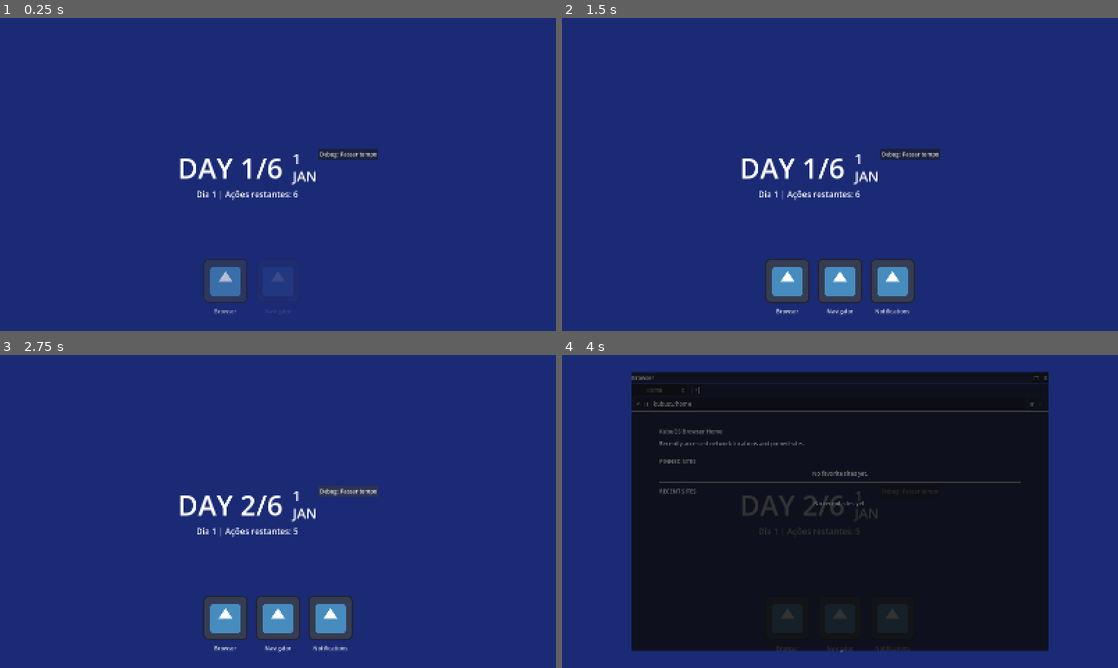
Above: before the commit, frames 1-4 (two rows, left to right).
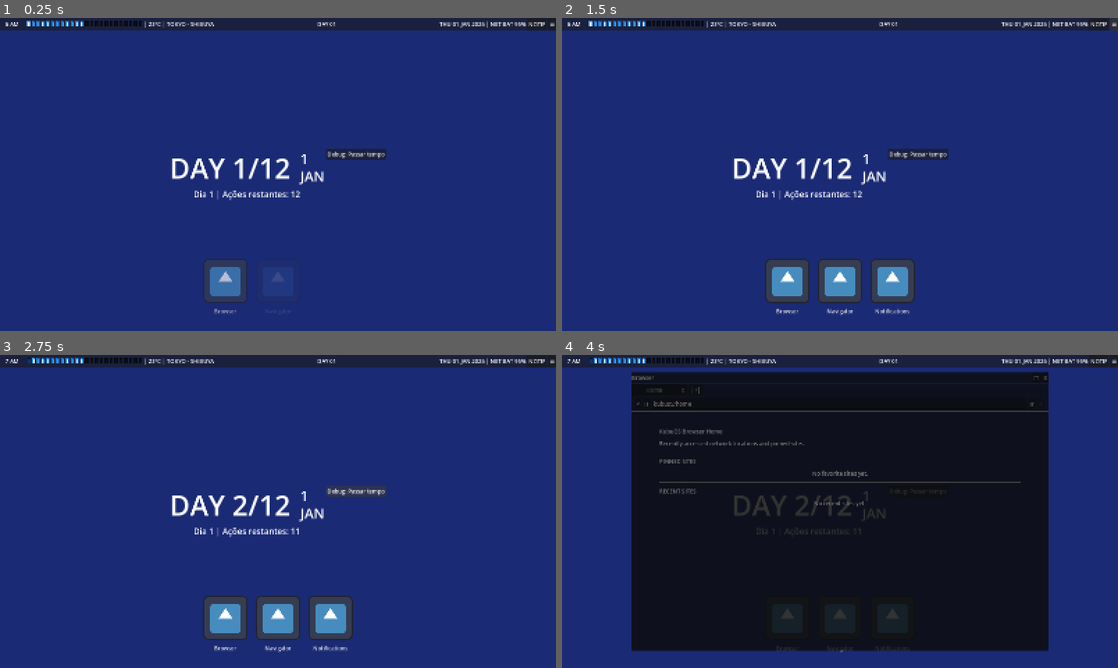
Above: after the commit, the same moments.

Repository: GYU-GAZE/NULL-NETWORK
Game: Godot game, scene res://core/main.tscn
Same seed, same stepped clock (60 frames per second), same inputs: the game is played once before the commit and once after it. The engine's default icon, where the game draws it, is replaced by a stand-in: a white triangle on a blue panel in a dark square.
Inputs (mouse positions are in pixels of both pictures, inside the frame that each line leads up to):
- Up to frame 1 (0.25 s): no input
- Up to frame 2 (1.5 s): click (1101, 24) at 0.5 s, where only the run after the commit has a clickable "NOTIF"; click (1112, 24) at 1.25 s, where only the run after the commit has a clickable "☰"
- Up to frame 3 (2.75 s): click "Debug: Passar tempo" at 2 s
- Up to frame 4 (4 s): click "Browser" at 2.75 s; click "Navigator" at 3.5 s

The runs differ from the first frame. In frame 1, 5.6% of the frame differs, in the area x 0-100%, y 0-59%; in frame 2, 5.6%; in frame 3, 5.6%; in frame 4, 4.6%.
Error after the commit: Invalid call. Nonexistent function 'push_simple' in base 'Node (universal_notifications.gd)'. (res://systems/desktop/kubu_top_taskbar.gd:220)

Commit message:
pip finish

Diff:
--- a/core/autoloads/time_manager.gd
+++ b/core/autoloads/time_manager.gd
@@ -5,12 +5,12 @@
 	NIGHT
 }
 
-const ACTION_BLOCKS_PER_PERIOD: int = 6
+const ACTION_BLOCKS_PER_PERIOD: int = 12
 const TOTAL_ACTION_BLOCKS_PER_DAY: int = ACTION_BLOCKS_PER_PERIOD * 2
 const SECONDS_PER_DAY: int = 86400
 
 @export_category("Game Start Date")
-var start_year: int = 2026
+@export var start_year: int = 2026
 @export_range(1, 12) var start_month: int = 1
 @export_range(1, 31) var start_calendar_day: int = 1
 
@@ -25,6 +25,7 @@
 var current_year: int = 2026
 var current_month_index: int = 0
 var current_calendar_day: int = 1
+var current_weekday_index: int = 0
 
 const MONTH_NAMES: Array[String] = [
 	"JAN", "FEB", "MAR", "APR", "MAY", "JUN",
@@ -36,6 +37,10 @@
 	"July", "August", "September", "October", "November", "December"
 ]
 
+const WEEKDAY_NAMES: Array[String] = [
+	"SUN", "MON", "TUE", "WED", "THU", "FRI", "SAT"
+]
+
 
 func _ready() -> void:
 	_sync_calendar_from_days_passed()
@@ -75,6 +80,7 @@
 	current_year = int(date_info.get("year", start_year))
 	current_month_index = int(date_info.get("month", start_month)) - 1
 	current_calendar_day = int(date_info.get("day", start_calendar_day))
+	current_weekday_index = int(date_info.get("weekday", 0))
 
 
 func _emit_time_signal() -> void:
@@ -102,6 +108,15 @@
 	return get_period_name(current_period)
 
 
+func get_current_weekday_name() -> String:
+	var safe_index: int = clampi(current_weekday_index, 0, WEEKDAY_NAMES.size() - 1)
+	return WEEKDAY_NAMES[safe_index]
+
+
+func is_weekend() -> bool:
+	return current_weekday_index == 0 or current_weekday_index == 6
+
+
 func get_actions_left_in_period() -> int:
 	return ACTION_BLOCKS_PER_PERIOD - current_action_block
 
@@ -120,6 +135,15 @@
 		current_period,
 		current_action_block
 	)
+
+
+func get_current_day_block_index() -> int:
+	var period_offset: int = 0
+
+	if current_period == TimePeriod.NIGHT:
+		period_offset = ACTION_BLOCKS_PER_PERIOD
+
+	return period_offset + current_action_block
 
 
 func get_action_index_for_game_time(game_day: int, period: int, action_block: int) -> int:
@@ -153,25 +177,46 @@
 	var safe_action_block: int = clampi(action_block, 0, ACTION_BLOCKS_PER_PERIOD - 1)
 
 	if period == TimePeriod.NIGHT:
-		return (18 + (safe_action_block * 2)) % 24
-
-	return 6 + (safe_action_block * 2)
-
-
-func format_action_block_hour(period: int, action_block: int) -> String:
-	var hour_24: int = get_action_block_hour(period, action_block)
+		return (18 + safe_action_block) % 24
+
+	return 6 + safe_action_block
+
+
+func get_day_block_index_for_hour(hour: int) -> int:
+	var safe_hour: int = posmod(hour, 24)
+
+	if safe_hour >= 6 and safe_hour <= 17:
+		return safe_hour - 6
+
+	if safe_hour >= 18 and safe_hour <= 23:
+		return ACTION_BLOCKS_PER_PERIOD + (safe_hour - 18)
+
+	return ACTION_BLOCKS_PER_PERIOD + 6 + safe_hour
+
+
+func is_hour_in_day_period(hour: int) -> bool:
+	var safe_hour: int = posmod(hour, 24)
+	return safe_hour >= 6 and safe_hour <= 17
+
+
+func format_hour_12(hour_24: int) -> String:
+	var safe_hour: int = posmod(hour_24, 24)
 
 	var suffix: String = "AM"
 
-	if hour_24 >= 12:
+	if safe_hour >= 12:
 		suffix = "PM"
 
-	var hour_12: int = hour_24 % 12
+	var hour_12: int = safe_hour % 12
 
 	if hour_12 == 0:
 		hour_12 = 12
 
 	return "%d %s" % [hour_12, suffix]
+
+
+func format_action_block_hour(period: int, action_block: int) -> String:
+	return format_hour_12(get_action_block_hour(period, action_block))
 
 
 func format_forum_timestamp(game_day: int, period: int, action_block: int) -> String:
--- a/systems/desktop/desktop.tscn
+++ b/systems/desktop/desktop.tscn
@@ -6,6 +6,7 @@
 [ext_resource type="PackedScene" uid="uid://dcoqma7h6c75u" path="res://apps/browser/app_browser.tscn" id="4_q8u6i"]
 [ext_resource type="PackedScene" uid="uid://b2jukdy0iqin4" path="res://apps/navigator/app_navigator.tscn" id="5_6yas7"]
 [ext_resource type="Resource" uid="uid://fu3bq14o7fy3" path="res://data/content/apps/app_notifications.tres" id="6_t5qpq"]
+[ext_resource type="PackedScene" uid="uid://b65wapqwc7vgi" path="res://systems/desktop/kubu_top_taskbar.tscn" id="7_1juv5"]
 
 [sub_resource type="Resource" id="Resource_uadmx"]
 script = ExtResource("2_yw0nm")
@@ -53,10 +54,10 @@
 anchor_top = 0.5
 anchor_right = 0.5
 anchor_bottom = 0.5
-offset_left = -335.5
-offset_top = -68.5
-offset_right = 335.5
-offset_bottom = 68.5
+offset_left = -452.0
+offset_top = -74.0
+offset_right = 452.0
+offset_bottom = 74.0
 grow_horizontal = 2
 grow_vertical = 2
 alignment = 1
@@ -131,3 +132,7 @@
 layout_mode = 2
 theme_override_constants/separation = 15
 alignment = 1
+
+[node name="KubuTopTaskbar" parent="." unique_id=614386726 instance=ExtResource("7_1juv5")]
+custom_minimum_size = Vector2(0, 36)
+layout_mode = 1
--- /dev/null
+++ b/systems/desktop/kubu_action_pip.gd
@@ -0,0 +1,54 @@
+extends TextureRect
+class_name KubuActionPip
+
+enum PipState {
+	CURRENT,
+	AVAILABLE,
+	USED,
+	UNAVAILABLE
+}
+
+@export_category("State Textures")
+@export var current_texture: Texture2D
+@export var available_texture: Texture2D
+@export var used_texture: Texture2D
+@export var unavailable_texture: Texture2D
+
+var slot_index: int = 0
+var slot_hour: int = 6
+var current_state: PipState = PipState.UNAVAILABLE
+
+
+func _ready() -> void:
+	mouse_filter = Control.MOUSE_FILTER_IGNORE
+	_apply_texture()
+
+
+func setup_pip(new_slot_index: int, new_slot_hour: int) -> void:
+	slot_index = new_slot_index
+	slot_hour = posmod(new_slot_hour, 24)
+
+	tooltip_text = "Slot %02d — %s" % [
+		slot_index + 1,
+		TimeManager.format_hour_12(slot_hour)
+	]
+
+
+func set_state(new_state: PipState) -> void:
+	current_state = new_state
+	_apply_texture()
+
+
+func _apply_texture() -> void:
+	match current_state:
+		PipState.CURRENT:
+			texture = current_texture
+
+		PipState.AVAILABLE:
+			texture = available_texture
+
+		PipState.USED:
+			texture = used_texture
+
+		PipState.UNAVAILABLE:
+			texture = unavailable_texture
--- /dev/null
+++ b/systems/desktop/kubu_action_pip.tscn
@@ -0,0 +1,19 @@
+[gd_scene format=3 uid="uid://de6bco5bmfe1v"]
+
+[ext_resource type="Script" uid="uid://c4l0hnp2w7hni" path="res://systems/desktop/kubu_action_pip.gd" id="1_uyuwb"]
+[ext_resource type="Texture2D" uid="uid://f0jkm3wh4njk" path="res://data/sprites/ui/pip current day.png" id="2_1djfw"]
+[ext_resource type="Texture2D" uid="uid://ywhbnfxbnvjw" path="res://data/sprites/ui/pip available day.png" id="3_5uk2r"]
+[ext_resource type="Texture2D" uid="uid://d35lyyu1f4ioi" path="res://data/sprites/ui/pip used day.png" id="4_fk0j2"]
+[ext_resource type="Texture2D" uid="uid://bryiqa022fgdx" path="res://data/sprites/ui/pip unavailable.png" id="5_sxlcg"]
+
+[node name="KubuActionPip" type="TextureRect" unique_id=499583230]
+texture_filter = 1
+custom_minimum_size = Vector2(10, 16)
+mouse_filter = 2
+expand_mode = 1
+stretch_mode = 5
+script = ExtResource("1_uyuwb")
+current_texture = ExtResource("2_1djfw")
+available_texture = ExtResource("3_5uk2r")
+used_texture = ExtResource("4_fk0j2")
+unavailable_texture = ExtResource("5_sxlcg")
--- /dev/null
+++ b/systems/desktop/kubu_top_taskbar.gd
@@ -0,0 +1,235 @@
+extends PanelContainer
+class_name KubuTopTaskbar
+
+@export_category("Fake OS Status")
+@export var location_label_text: String = "TOKYO - SHIBUYA"
+@export var temperature_label_text: String = "23°C"
+@export var network_label_text: String = "NET"
+@export var battery_label_text: String = "BAT 95%"
+
+@export_category("Free Time Slots")
+@export var slot_hours: Array[int] = [
+	6, 7, 8, 9, 10, 11,
+	18, 19, 20, 21, 22, 23
+]
+
+@export var weekday_available_hours: Array[int] = [
+	6, 7, 8, 9, 10, 11
+]
+
+@export var weekend_available_hours: Array[int] = [
+	6, 7, 8, 9, 10, 11,
+	18, 19, 20, 21, 22, 23
+]
+
+@export var weekend_uses_full_availability: bool = true
+@export var highlight_current_available_slot: bool = true
+
+@export_category("Animation")
+@export var pulse_scale: Vector2 = Vector2(1.05, 1.05)
+@export var pulse_duration: float = 0.18
+
+@onready var time_label: Label = %TimeLabel
+@onready var temperature_label: Label = %TemperatureLabel
+@onready var location_label: Label = %LocationLabel
+@onready var day_label: Label = %DayLabel
+@onready var date_label: Label = %DateLabel
+@onready var network_label: Label = %NetworkLabel
+@onready var battery_label: Label = %BatteryLabel
+@onready var notification_button: Button = %NotificationButton
+@onready var menu_button: Button = %MenuButton
+@onready var action_pip_hbox: HBoxContainer = %ActionPipHBox
+
+var action_pips: Array[KubuActionPip] = []
+
+var _last_period_text: String = ""
+var _last_day_text: String = ""
+
+
+func _ready() -> void:
+	temperature_label.text = temperature_label_text
+	location_label.text = location_label_text
+	network_label.text = network_label_text
+	battery_label.text = battery_label_text
+
+	if not GlobalSignals.time_advanced.is_connected(_on_time_advanced):
+		GlobalSignals.time_advanced.connect(_on_time_advanced)
+
+	if UniversalNotifications.has_signal("notifications_changed"):
+		if not UniversalNotifications.notifications_changed.is_connected(_refresh_notification_badge):
+			UniversalNotifications.notifications_changed.connect(_refresh_notification_badge)
+
+	if not notification_button.pressed.is_connected(_on_notification_button_pressed):
+		notification_button.pressed.connect(_on_notification_button_pressed)
+
+	if not menu_button.pressed.is_connected(_on_menu_button_pressed):
+		menu_button.pressed.connect(_on_menu_button_pressed)
+
+	_collect_action_pips()
+	_setup_action_pips()
+	_refresh_from_time_manager()
+	_refresh_notification_badge()
+
+
+func _collect_action_pips() -> void:
+	action_pips.clear()
+
+	for child in action_pip_hbox.get_children():
+		if child is KubuActionPip:
+			action_pips.append(child as KubuActionPip)
+
+
+func _setup_action_pips() -> void:
+	for index in range(action_pips.size()):
+		var pip: KubuActionPip = action_pips[index]
+		var slot_hour: int = _get_slot_hour(index)
+
+		pip.setup_pip(index, slot_hour)
+
+	_refresh_action_pips()
+
+
+func _refresh_from_time_manager() -> void:
+	_on_time_advanced(
+		TimeManager.current_period as int,
+		TimeManager.days_passed,
+		TimeManager.current_calendar_day,
+		TimeManager.MONTH_NAMES[TimeManager.current_month_index]
+	)
+
+
+func _on_time_advanced(period: int, days_passed: int, calendar_day: int, calendar_month: String) -> void:
+	var period_text: String = TimeManager.get_period_name(period as TimeManager.TimePeriod)
+	var hour_text: String = TimeManager.format_action_block_hour(
+		period,
+		TimeManager.current_action_block
+	)
+
+	time_label.text = hour_text
+
+	day_label.text = "%s %02d" % [
+		period_text,
+		days_passed
+	]
+
+	date_label.text = "%s %02d.%s.%d" % [
+		TimeManager.get_current_weekday_name(),
+		calendar_day,
+		calendar_month,
+		TimeManager.current_year
+	]
+
+	_refresh_action_pips()
+
+	var new_day_key: String = "%s_%d" % [period_text, days_passed]
+
+	if new_day_key != _last_day_text:
+		_last_day_text = new_day_key
+		_last_period_text = period_text
+		_pulse(day_label)
+		return
+
+	if period_text != _last_period_text:
+		_last_period_text = period_text
+		_pulse(day_label)
+		return
+
+	_pulse(time_label)
+
+
+func _refresh_action_pips() -> void:
+	var available_hours: Array[int] = _get_current_available_hours()
+	var current_day_block_index: int = TimeManager.get_current_day_block_index()
+
+	for index in range(action_pips.size()):
+		var pip: KubuActionPip = action_pips[index]
+		var slot_hour: int = _get_slot_hour(index)
+		var slot_block_index: int = TimeManager.get_day_block_index_for_hour(slot_hour)
+
+		var is_available: bool = available_hours.has(slot_hour)
+		var is_used: bool = slot_block_index < current_day_block_index
+		var is_current: bool = slot_block_index == current_day_block_index
+
+		pip.setup_pip(index, slot_hour)
+
+		if not is_available:
+			pip.set_state(KubuActionPip.PipState.UNAVAILABLE)
+			continue
+
+		if is_used:
+			pip.set_state(KubuActionPip.PipState.USED)
+			continue
+
+		if is_current and highlight_current_available_slot:
+			pip.set_state(KubuActionPip.PipState.CURRENT)
+			continue
+
+		pip.set_state(KubuActionPip.PipState.AVAILABLE)
+
+
+func _get_current_available_hours() -> Array[int]:
+	if TimeManager.is_weekend():
+		if weekend_uses_full_availability:
+			return _sanitize_hours(slot_hours)
+
+		return _sanitize_hours(weekend_available_hours)
+
+	return _sanitize_hours(weekday_available_hours)
+
+
+func _sanitize_hours(raw_hours: Array[int]) -> Array[int]:
+	var result: Array[int] = []
+
+	for raw_hour in raw_hours:
+		var clean_hour: int = posmod(int(raw_hour), 24)
+
+		if result.has(clean_hour):
+			continue
+
+		result.append(clean_hour)
+
+	return result
+
+
+func _get_slot_hour(index: int) -> int:
+	if index < 0:
+		return 6
+
+	if index >= slot_hours.size():
+		return 6
+
+	return posmod(int(slot_hours[index]), 24)
+
+
+func _refresh_notification_badge() -> void:
+	var unread_count: int = 0
+
+	if UniversalNotifications.has_method("get_unread_notifications"):
+		unread_count = UniversalNotifications.get_unread_notifications().size()
+	elif UniversalNotifications.has_method("get_history"):
+		unread_count = UniversalNotifications.get_history().size()
+
+	if unread_count <= 0:
+		notification_button.text = "NOTIF"
+		return
+
+	notification_button.text = "NOTIF %d" % unread_count
+
+
+func _on_notification_button_pressed() -> void:
+	UniversalNotifications.push_simple("Notification button pressed.")
+
+
+func _on_menu_button_pressed() -> void:
+	UniversalNotifications.push_simple("KubuOS menu is not implemented yet.")
+
+
+func _pulse(target: Control) -> void:
+	if target == null:
+		return
+
+	target.pivot_offset = target.size / 2.0
+	target.scale = pulse_scale
+
+	var tween: Tween = create_tween()
+	tween.tween_property(target, "scale", Vector2.ONE, pulse_duration).set_trans(Tween.TRANS_BACK).set_ease(Tween.EASE_OUT)
--- /dev/null
+++ b/systems/desktop/kubu_top_taskbar.tscn
@@ -0,0 +1,181 @@
+[gd_scene format=3 uid="uid://b65wapqwc7vgi"]
+
+[ext_resource type="Script" uid="uid://cxk7wbhj63ywr" path="res://systems/desktop/kubu_top_taskbar.gd" id="1_fh3bs"]
+[ext_resource type="PackedScene" uid="uid://de6bco5bmfe1v" path="res://systems/desktop/kubu_action_pip.tscn" id="2_ofqvs"]
+
+[node name="KubuTopTaskbar" type="PanelContainer" unique_id=614386726]
+anchors_preset = 10
+anchor_right = 1.0
+offset_bottom = 31.0
+grow_horizontal = 2
+size_flags_horizontal = 3
+script = ExtResource("1_fh3bs")
+slot_hours = Array[int]([6, 7, 8, 9, 10, 11, 12, 13, 14, 15, 16, 17, 18, 19, 20, 21, 22, 23, 0, 1, 2, 3, 4, 5])
+weekday_available_hours = Array[int]([6, 7, 8, 9, 10, 11, 12, 13, 14, 15, 16, 17])
+
+[node name="MarginContainer" type="MarginContainer" parent="." unique_id=1370706736]
+layout_mode = 2
+
+[node name="MainHBox" type="HBoxContainer" parent="MarginContainer" unique_id=1680276485]
+layout_mode = 2
+
+[node name="LeftHBox" type="HBoxContainer" parent="MarginContainer/MainHBox" unique_id=19311493]
+layout_mode = 2
+
+[node name="MarginContainer" type="MarginContainer" parent="MarginContainer/MainHBox/LeftHBox" unique_id=925555801]
+custom_minimum_size = Vector2(20, 0)
+layout_mode = 2
+size_flags_horizontal = 3
+theme_override_constants/margin_left = 15
+theme_override_constants/margin_right = 20
+
+[node name="TimeLabel" type="Label" parent="MarginContainer/MainHBox/LeftHBox/MarginContainer" unique_id=2110130482]
+unique_name_in_owner = true
+custom_minimum_size = Vector2(20, 0)
+layout_mode = 2
+size_flags_horizontal = 3
+text = "06 AM"
+
+[node name="ActionPipHBox" type="HBoxContainer" parent="MarginContainer/MainHBox/LeftHBox" unique_id=1911763943]
+unique_name_in_owner = true
+layout_mode = 2
+
+[node name="KubuActionPip" parent="MarginContainer/MainHBox/LeftHBox/ActionPipHBox" unique_id=499583230 instance=ExtResource("2_ofqvs")]
+layout_mode = 2
+
+[node name="KubuActionPip2" parent="MarginContainer/MainHBox/LeftHBox/ActionPipHBox" unique_id=1072617752 instance=ExtResource("2_ofqvs")]
+layout_mode = 2
+
+[node name="KubuActionPip3" parent="MarginContainer/MainHBox/LeftHBox/ActionPipHBox" unique_id=2063661907 instance=ExtResource("2_ofqvs")]
+layout_mode = 2
+
+[node name="KubuActionPip4" parent="MarginContainer/MainHBox/LeftHBox/ActionPipHBox" unique_id=730442374 instance=ExtResource("2_ofqvs")]
+layout_mode = 2
+
+[node name="KubuActionPip5" parent="MarginContainer/MainHBox/LeftHBox/ActionPipHBox" unique_id=725360401 instance=ExtResource("2_ofqvs")]
+layout_mode = 2
+
+[node name="KubuActionPip6" parent="MarginContainer/MainHBox/LeftHBox/ActionPipHBox" unique_id=968344807 instance=ExtResource("2_ofqvs")]
+layout_mode = 2
+
+[node name="KubuActionPip7" parent="MarginContainer/MainHBox/LeftHBox/ActionPipHBox" unique_id=1708828972 instance=ExtResource("2_ofqvs")]
+layout_mode = 2
+
+[node name="KubuActionPip8" parent="MarginContainer/MainHBox/LeftHBox/ActionPipHBox" unique_id=1904771323 instance=ExtResource("2_ofqvs")]
+layout_mode = 2
+
+[node name="KubuActionPip9" parent="MarginContainer/MainHBox/LeftHBox/ActionPipHBox" unique_id=803288499 instance=ExtResource("2_ofqvs")]
+layout_mode = 2
+
+[node name="KubuActionPip10" parent="MarginContainer/MainHBox/LeftHBox/ActionPipHBox" unique_id=1643806711 instance=ExtResource("2_ofqvs")]
+layout_mode = 2
+
+[node name="KubuActionPip11" parent="MarginContainer/MainHBox/LeftHBox/ActionPipHBox" unique_id=1389360433 instance=ExtResource("2_ofqvs")]
+layout_mode = 2
+
+[node name="KubuActionPip12" parent="MarginContainer/MainHBox/LeftHBox/ActionPipHBox" unique_id=1756388800 instance=ExtResource("2_ofqvs")]
+layout_mode = 2
+
+[node name="KubuActionPip13" parent="MarginContainer/MainHBox/LeftHBox/ActionPipHBox" unique_id=2130226006 instance=ExtResource("2_ofqvs")]
+layout_mode = 2
+
+[node name="KubuActionPip14" parent="MarginContainer/MainHBox/LeftHBox/ActionPipHBox" unique_id=1630731797 instance=ExtResource("2_ofqvs")]
+layout_mode = 2
+
+[node name="KubuActionPip15" parent="MarginContainer/MainHBox/LeftHBox/ActionPipHBox" unique_id=1669250791 instance=ExtResource("2_ofqvs")]
+layout_mode = 2
+
+[node name="KubuActionPip16" parent="MarginContainer/MainHBox/LeftHBox/ActionPipHBox" unique_id=307720823 instance=ExtResource("2_ofqvs")]
+layout_mode = 2
+
+[node name="KubuActionPip17" parent="MarginContainer/MainHBox/LeftHBox/ActionPipHBox" unique_id=1714191202 instance=ExtResource("2_ofqvs")]
+layout_mode = 2
+
+[node name="KubuActionPip18" parent="MarginContainer/MainHBox/LeftHBox/ActionPipHBox" unique_id=1254773440 instance=ExtResource("2_ofqvs")]
+layout_mode = 2
+
+[node name="KubuActionPip19" parent="MarginContainer/MainHBox/LeftHBox/ActionPipHBox" unique_id=1431757605 instance=ExtResource("2_ofqvs")]
+layout_mode = 2
+
+[node name="KubuActionPip20" parent="MarginContainer/MainHBox/LeftHBox/ActionPipHBox" unique_id=148494543 instance=ExtResource("2_ofqvs")]
+layout_mode = 2
+
+[node name="KubuActionPip21" parent="MarginContainer/MainHBox/LeftHBox/ActionPipHBox" unique_id=1154246325 instance=ExtResource("2_ofqvs")]
+layout_mode = 2
+
+[node name="KubuActionPip22" parent="MarginContainer/MainHBox/LeftHBox/ActionPipHBox" unique_id=1337558743 instance=ExtResource("2_ofqvs")]
+layout_mode = 2
+
+[node name="KubuActionPip23" parent="MarginContainer/MainHBox/LeftHBox/ActionPipHBox" unique_id=1550069258 instance=ExtResource("2_ofqvs")]
+layout_mode = 2
+
+[node name="KubuActionPip24" parent="MarginContainer/MainHBox/LeftHBox/ActionPipHBox" unique_id=1878010277 instance=ExtResource("2_ofqvs")]
+layout_mode = 2
+
+[node name="SepA" type="Label" parent="MarginContainer/MainHBox/LeftHBox" unique_id=985008323]
+layout_mode = 2
+text = "|"
+
+[node name="TemperatureLabel" type="Label" parent="MarginContainer/MainHBox/LeftHBox" unique_id=708353296]
+unique_name_in_owner = true
+layout_mode = 2
+text = "23°C"
+
+[node name="SepB" type="Label" parent="MarginContainer/MainHBox/LeftHBox" unique_id=351112727]
+layout_mode = 2
+text = "|"
+
+[node name="LocationLabel" type="Label" parent="MarginContainer/MainHBox/LeftHBox" unique_id=882875370]
+unique_name_in_owner = true
+layout_mode = 2
+text = "TOKYO - SHIBUYA"
+
+[node name="CenterSpacerLeft" type="Control" parent="MarginContainer/MainHBox" unique_id=43988963]
+layout_mode = 2
+size_flags_horizontal = 3
+
+[node name="CenterHBox" type="HBoxContainer" parent="MarginContainer/MainHBox" unique_id=22832124]
+layout_mode = 2
+alignment = 1
+
+[node name="DayLabel" type="Label" parent="MarginContainer/MainHBox/CenterHBox" unique_id=1612470781]
+unique_name_in_owner = true
+layout_mode = 2
+text = "DAY 01"
+
+[node name="CenterSpacerRight" type="Control" parent="MarginContainer/MainHBox" unique_id=1694922037]
+layout_mode = 2
+size_flags_horizontal = 3
+
+[node name="RightHBox" type="HBoxContainer" parent="MarginContainer/MainHBox" unique_id=194839902]
+layout_mode = 2
+alignment = 2
+
+[node name="DateLabel" type="Label" parent="MarginContainer/MainHBox/RightHBox" unique_id=847208262]
+unique_name_in_owner = true
+layout_mode = 2
+text = "01.JAN.2026"
+
+[node name="SepC" type="Label" parent="MarginContainer/MainHBox/RightHBox" unique_id=1937519956]
+layout_mode = 2
+text = "|"
+
+[node name="NetworkLabel" type="Label" parent="MarginContainer/MainHBox/RightHBox" unique_id=1263436092]
+unique_name_in_owner = true
+layout_mode = 2
+text = "NET"
+
+[node name="BatteryLabel" type="Label" parent="MarginContainer/MainHBox/RightHBox" unique_id=2065754869]
+unique_name_in_owner = true
+layout_mode = 2
+text = "BAT 95%"
+
+[node name="NotificationButton" type="Button" parent="MarginContainer/MainHBox/RightHBox" unique_id=675898044]
+unique_name_in_owner = true
+layout_mode = 2
+text = "NOTIF"
+
+[node name="MenuButton" type="Button" parent="MarginContainer/MainHBox/RightHBox" unique_id=740875205]
+unique_name_in_owner = true
+layout_mode = 2
+text = "☰"
Binary file added: data/sprites/ui/pip available day.png
Not shown, added: data/sprites/ui/pip available day.png.import
Binary file added: data/sprites/ui/pip available night.png
Not shown, added: data/sprites/ui/pip available night.png.import
Binary file added: data/sprites/ui/pip current day.png
Not shown, added: data/sprites/ui/pip current day.png.import
Binary file added: data/sprites/ui/pip current night.png
Not shown, added: data/sprites/ui/pip current night.png.import
Binary file added: data/sprites/ui/pip unavailable.png
Not shown, added: data/sprites/ui/pip unavailable.png.import
Binary file added: data/sprites/ui/pip used day.png
Not shown, added: data/sprites/ui/pip used day.png.import
(and 5 more such lines)
